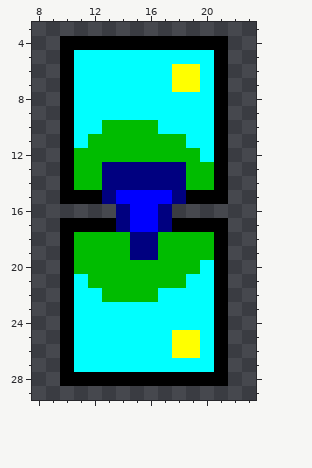
Pixel-art sprite, stored at res/tool-vflip_pen.png. The first picture shows the starting point.
The file is 32x32 pixels. Shown: x 8..23, y 3..29.
Once edited:
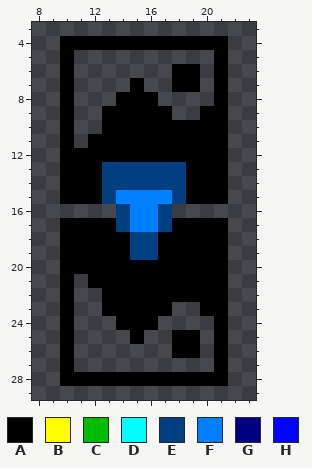
Palette (. is transparent): A #000000  B #ffff00  C #00bc00  D #00ffff  E #004080  F #0080ff  G #000080  H #0000ff
Changes in this commit:
Changed rows in their new state; - is an unchanged pixel.
first column x 11:
 5 ..........
 6 .......AA.
 7 ....A..AA.
 8 ...AAA....
 9 ..AAAAA..A
10 ..AAAAAAAA
11 .AAAAAAAAA
12 AAAAAAAAAA
13 AAEEEEEEAA
14 AAEEEEEEAA
15 --EFFFFE--
16 ---EFFE---
17 ---EFFE---
18 AAAAEEAAAA
19 AAAAEEAAAA
20 AAAAAAAAAA
21 .AAAAAAAAA
22 ..AAAAAAAA
23 ..AAAAA..A
24 ...AAA....
25 ....A..AA.
26 .......AA.
27 ..........
